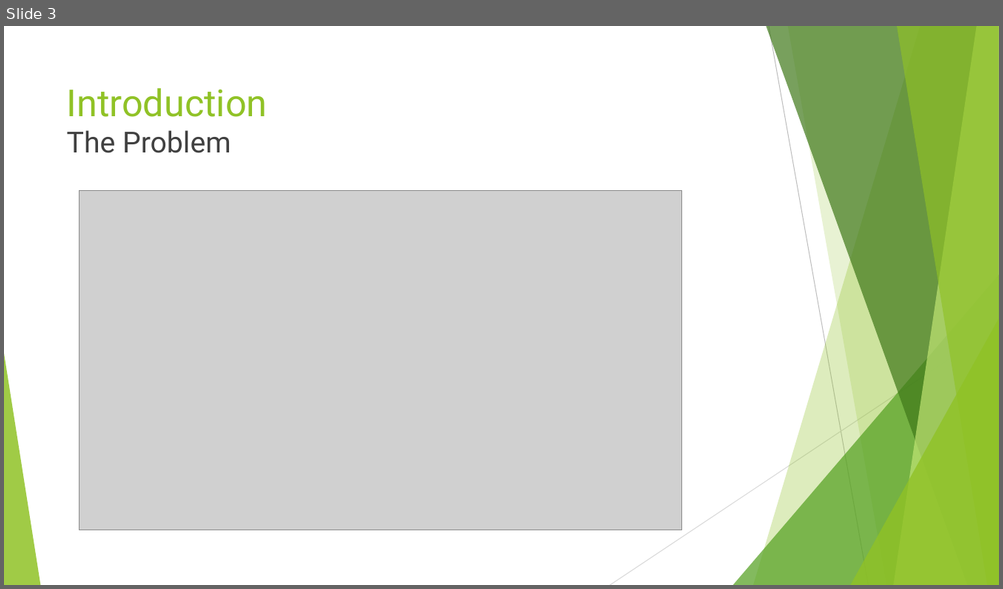
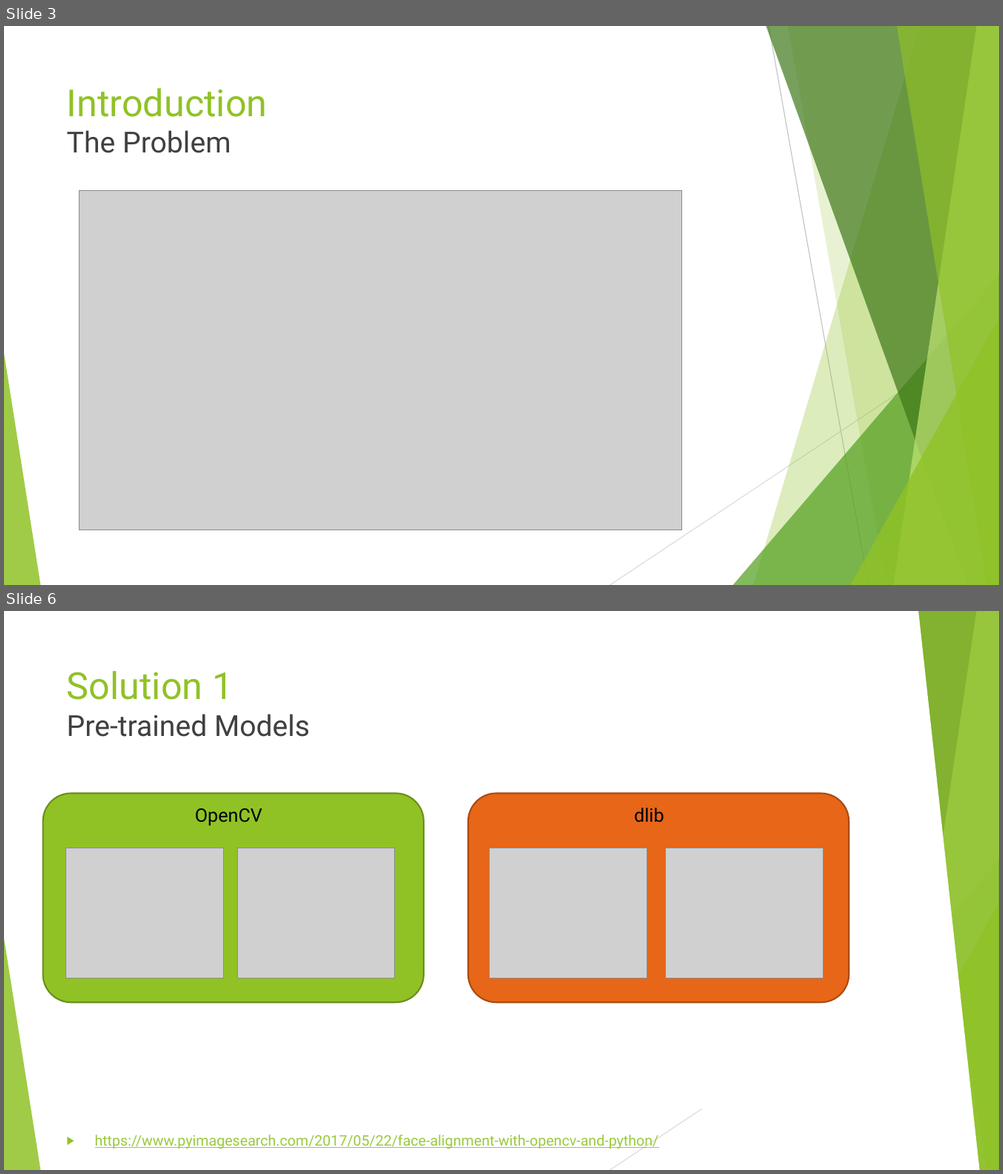
Before and after one commit to realleyriley/Honors-Thesis, a slide deck: Paperwork/Summer Research Presentation.pptx. Shown one above the other, each under a label of ours: slide 3 before the commit, slides 3 and 6 after it; the slides between them are not shown. The pictures are 1003x589 and 1003x1174 pixels, drawn with LibreOffice and Linux fonts; fonts in the diff are those of the drawing; grey boxes stand for pictures. Boxes give left, top, right and bottom in pixels: in the first picture for what was removed or moved away, otherwise in the second. Text is boxed around its words. In the diff, an @@ line names an element or a change of style, - is before the commit and + after.

Commit message:
🙌trained many models in 6

```diff
--- a/Paperwork/Summer Research Presentation.pptx
+++ b/Paperwork/Summer Research Presentation.pptx
@@ slide 6 added at [4,611,999,1170], background #FFFFFF; not listed: 10 template elements that a slide beside it also shows @@
@@ rectangle added at [647,611,981,1170], fill #FFFFFF @@
@@ title added at [67,671,310,737], 28 pt, text #404040 @@
+Solution 1
+Pre-trained Models
@@ rounded rectangle added at [42,794,424,1003], fill #90C226, outline #6B901C 1.5 pt @@
@@ text added at [195,809,262,826], 18 pt, text #000000 @@
+OpenCV
@@ rounded rectangle added at [468,794,848,1003], fill #E76618, outline #AB4B12 1.5 pt @@
@@ text added at [634,808,664,823], 18 pt, text #000000 @@
+dlib
@@ picture added at [66,849,223,979] @@
@@ picture added at [238,849,395,979] @@
@@ picture added at [489,849,646,979] @@
@@ picture added at [666,849,823,979] @@
@@ text added at [95,1135,659,1149], 14 pt, text #99CA3C, underline @@
+▶ https://www.pyimagesearch.com/2017/05/22/face-alignment-with-opencv-and-python/
```
Also in this commit, not shown: 5 slides changed, 12 other slides added, 2 slides removed, 3 other files.
